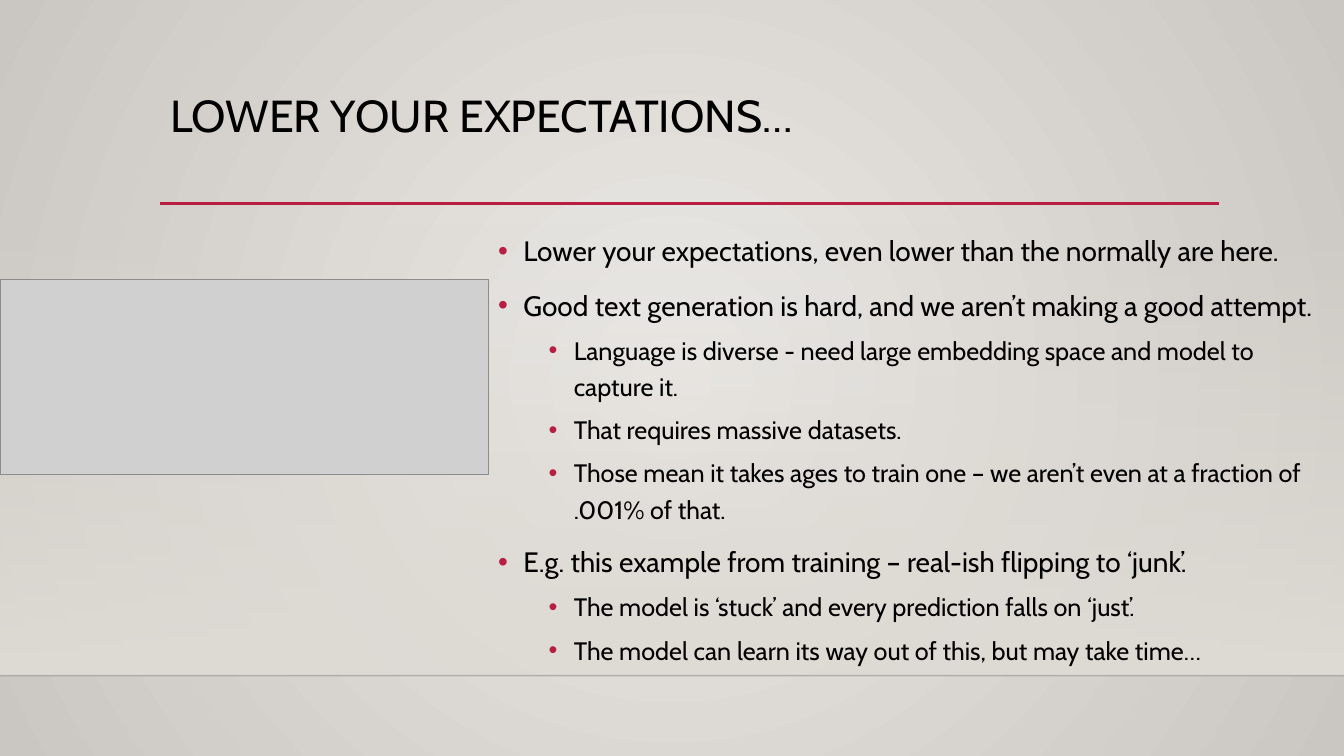
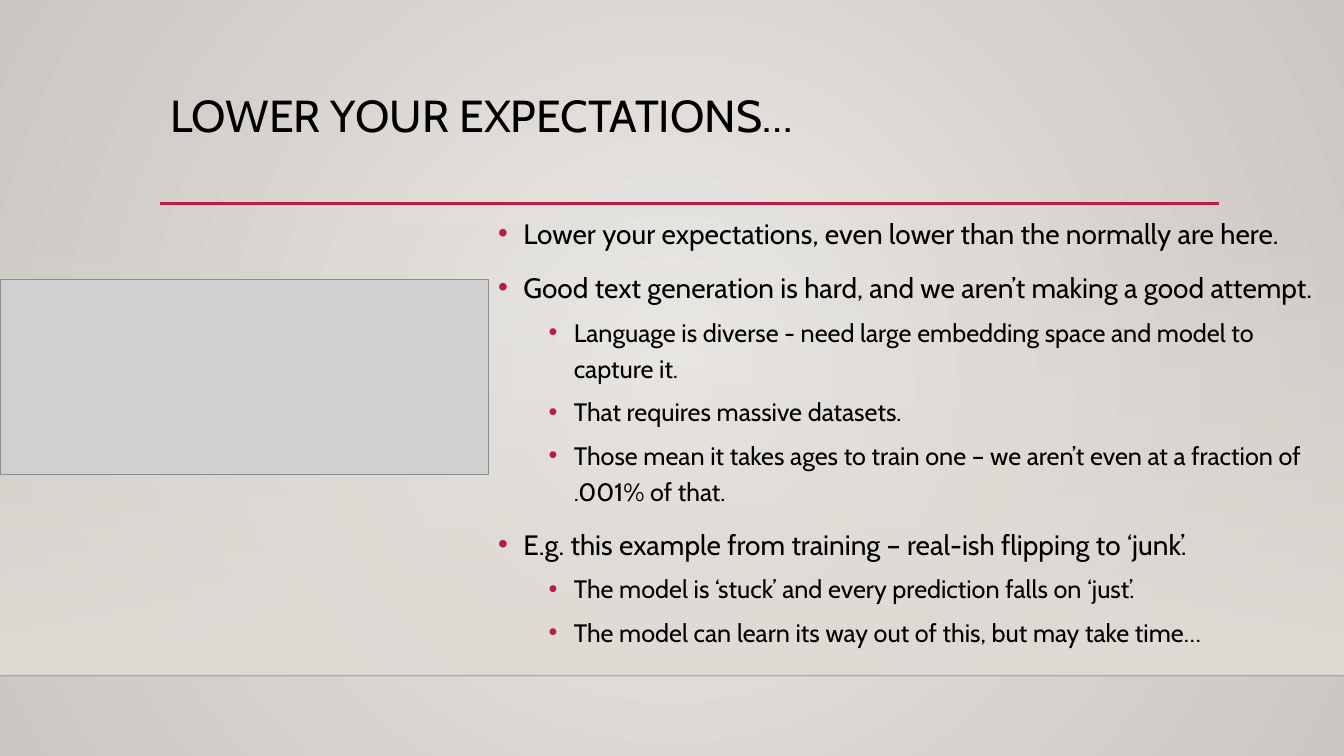
Before and after one commit to AkeemSemperDataScience/Intro_to_Machine_Learning_Students, a slide deck: slide 19 of reference_content/Slides/text_gen_lstm.pptx (slide 18 before the commit). Drawn at 1344x756 pixels with LibreOffice and Linux fonts; fonts in the diff are those of the drawing; grey boxes stand for pictures; background and template pictures are left out. Boxes give left, top, right and bottom in pixels: in the first picture for what was removed or moved away, otherwise in the second. Text is boxed around its words. In the diff, an @@ line names an element or a change of style, - is before the commit and + after.

```diff
--- a/reference_content/Slides/text_gen_lstm.pptx
+++ b/reference_content/Slides/text_gen_lstm.pptx
@@ text "Lower your expectations, even lower ...": place and size @@
-text "Lower your expectations, even lower ..." at bbox=[523, 240, 1313, 666]
+text "Lower your expectations, even lower ..." at bbox=[523, 223, 1313, 648]
```
Also in this commit, not shown: 1 other slide changed, 2 slides added, 58 other files.
